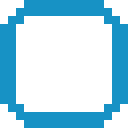
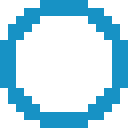
Revision of a layered 128×128 image; what changed, layer by layer:
added layer "Ball1" above "Ball" over box(0, 0, 128, 128)
hid "Ball" over box(0, 0, 128, 128)
